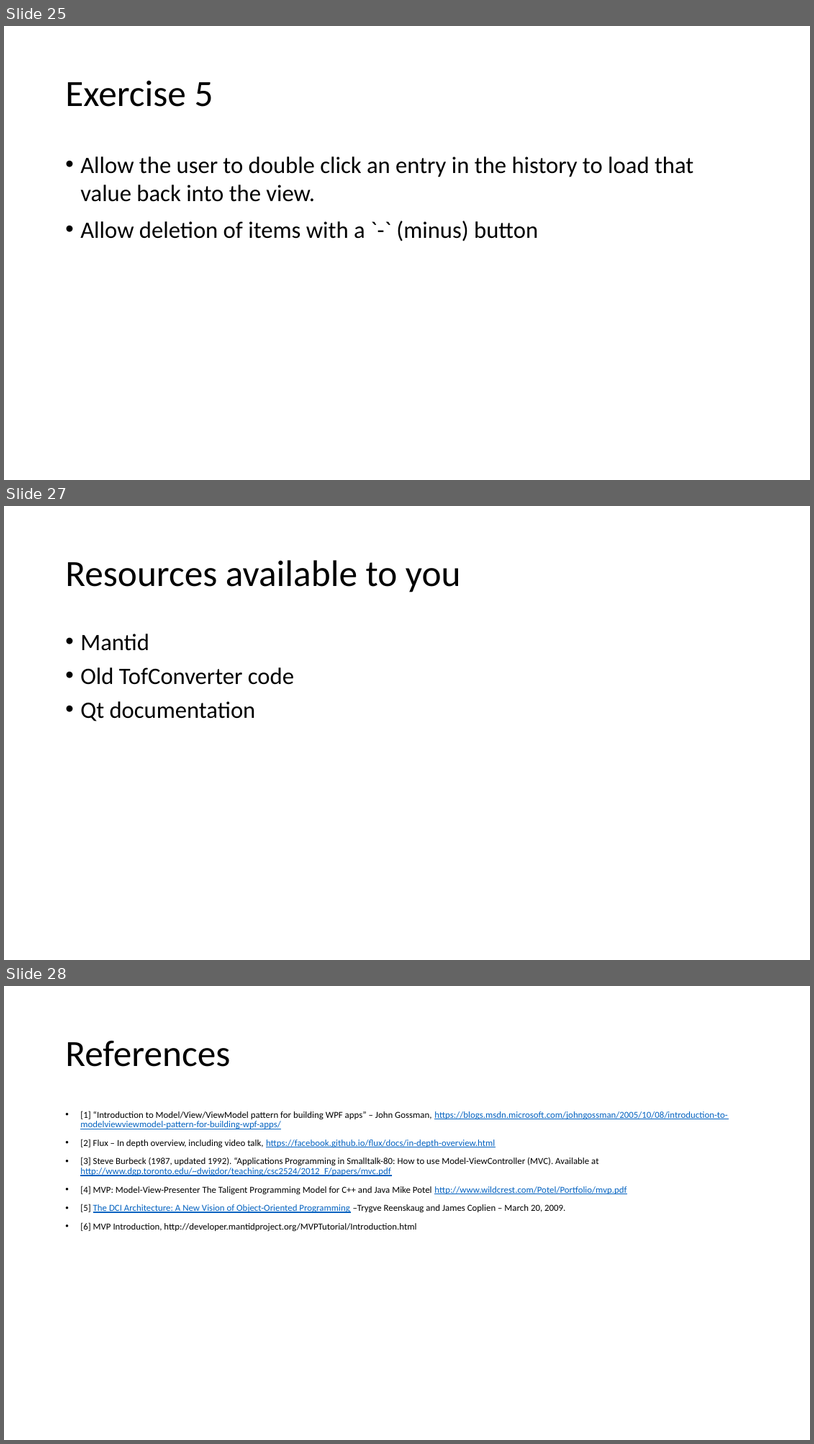
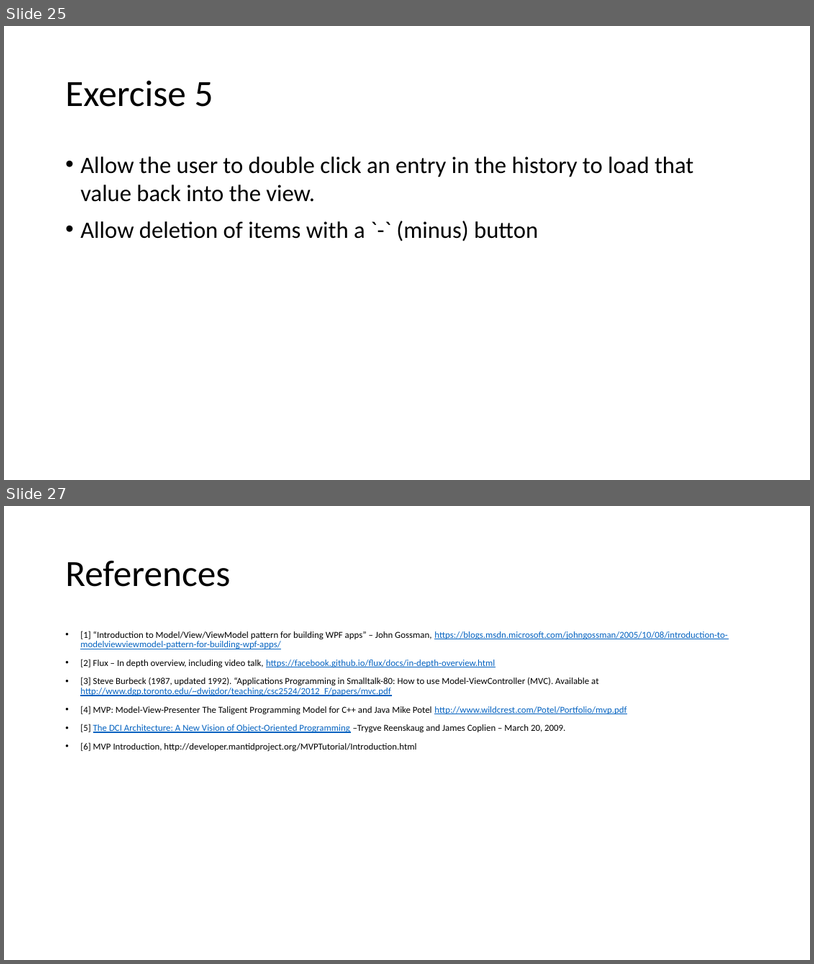
Before and after one commit to DTasev/mvp, a slide deck: MVP Tutorial.pptx. Shown one above the other, each under a label of ours: slides 25, 27 and 28 before the commit, slides 25 and 27 after it; the slides between them are not shown. The pictures are 814x1444 and 814x964 pixels, drawn with LibreOffice and Linux fonts; fonts in the diff are those of the drawing. Boxes give left, top, right and bottom in pixels: in the first picture for what was removed or moved away, otherwise in the second. Text is boxed around its words. In the diff, an @@ line names an element or a change of style, - is before the commit and + after.

```diff
--- a/MVP Tutorial.pptx
+++ b/MVP Tutorial.pptx
@@ slide 27 removed at (4,506,810,960), background #FFFFFF @@
@@ title removed at (65,560,461,592) @@
-Resources available to you
@@ text removed at (80,633,294,721) @@
-• Mantid
-• Old TofConverter code
-• Qt documentation
@@ what was slide 28 is now slide 27 @@
```
Also in this commit, not shown: 4 slides changed, 2 other files.
